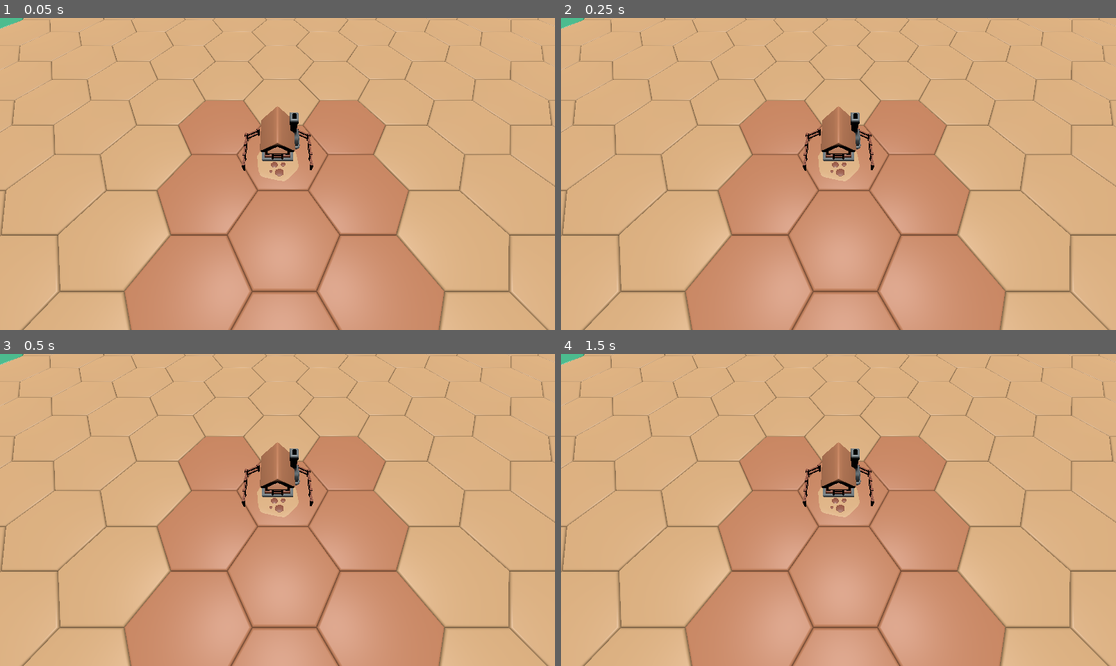
Above: before the commit, frames 1-4 (two rows, left to right).
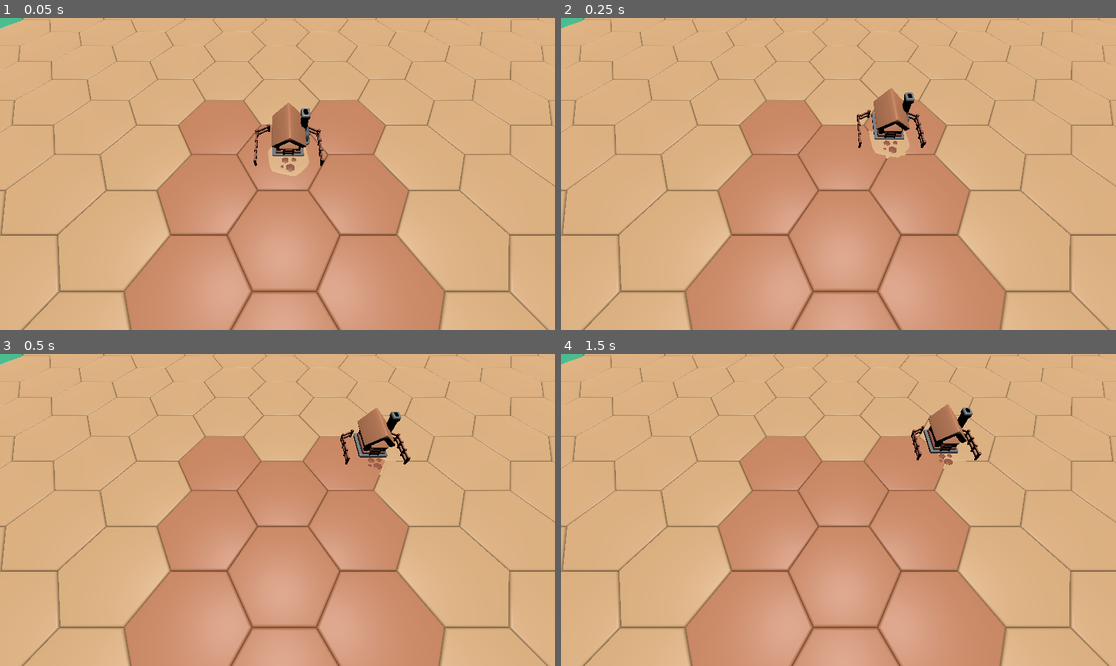
Above: after the commit, the same moments.

Repository: Abdulla-binissa/Crowdcrow
Game: Godot game, scene res://scenes/main.tscn
The game is run twice, just before and just after one commit, with the same random seed, the same clock (stepped at 60 frames per second) and the same inputs. The project has no main scene, so this scene is started directly.
Inputs (mouse positions are in pixels of both pictures, inside the frame that each line leads up to):
- Up to frame 1 (0.05 s): no input
- Up to frame 2 (0.25 s): no input
- Up to frame 3 (0.5 s): no input
- Up to frame 4 (1.5 s): move the mouse to (960, 494) at 0.52 s; click (960, 494) at 0.67 s; tap Enter at 1.25 s; move the mouse to (727, 525) at 1.27 s; click (727, 525) at 1.42 s

The runs differ from the first frame. In frame 1, 1.7% of the frame differs, in the area x 43-59%, y 27-53%; in frame 2, 2.8%, in the area x 43-66%, y 22-53%; in frame 3, 2.7%; in frame 4, 2.7%.

Commit message:
Fix: moves to next position

Diff:
--- a/scripts/units/chicken.gd
+++ b/scripts/units/chicken.gd
@@ -3,33 +3,37 @@
 class_name Chicken
 
 # Variables
-var current_hex_coordinate: Vector2
-var acceleration: float
+var current_hex_coordinate: Vector3
+var next_hex_coordinate: Vector3
+#var acceleration: float
 var direction: int
 var velocity: float
 
 # Constants
+const TILE_WIDTH = 2.0
+const TILE_HEIGHT = 2.0
 const HEX_DIRECTIONS = [
-	Vector2(1, 0), Vector2(1, -1), Vector2(0, -1),
-	Vector2(-1, 0), Vector2(-1, 1), Vector2(0, 1)
+	Vector3(1, 1, 0), Vector3(1, 1, -1), Vector3(0, 1, -1),
+	Vector3(-1, 1, 0), Vector3(-1, 1, 1), Vector3(0, 1, 1)
 ]
 
-# Constructor
-func _init(x: int, y: int, acc: float = 0.0, dir: int = 0, vel: float = 0.0):
-	current_hex_coordinate = Vector2(x, y)
-	acceleration = acc
-	direction = dir
-	velocity = vel
-	position = hex_to_translation(current_hex_coordinate)
-	print("Initialized at Hex: ", current_hex_coordinate)
+# Utility: Convert hex coordinate to 3D translation
+func hex_to_translation(hex: Vector3) -> Vector3:
+	var x = TILE_WIDTH * (hex.x + 0.5 * (int(hex.z) & 1))
+	var z = TILE_HEIGHT * 0.75 * hex.z
+	return Vector3(x, 1, z)
+
+# Utility: Convert 3D translation to hex coordinate
+func translation_to_hex(trans: Vector3) -> Vector3:
+	var q = (trans.x * 2/3) / TILE_WIDTH
+	var r = (-trans.x / 3 + sqrt(3)/3 * trans.z) / TILE_HEIGHT
+	return Vector3(round(q), 1, round(r))
 
 # Walk method
 func walk():
-	velocity += acceleration
-	var next_hex_coordinate = current_hex_coordinate + HEX_DIRECTIONS[direction] * velocity
-	current_hex_coordinate = next_hex_coordinate
-	position = hex_to_translation(current_hex_coordinate)
-	print("Walked to Hex: ", current_hex_coordinate)
+	var direction_vector = HEX_DIRECTIONS[direction]
+	next_hex_coordinate = current_hex_coordinate + direction_vector
+	print("Walking to Hex: ", next_hex_coordinate)
 
 # Turn left method
 func turn_left():
@@ -43,33 +47,35 @@
 	direction = int((direction + 1) % 6)
 	print("Turned right. New direction: ", direction)
 
-# Utility: Convert hex coordinate to 3D translation
-func hex_to_translation(hex: Vector2) -> Vector3:
-	var x = TILE_WIDTH * (hex.x + 0.5 * (int(hex.y) & 1))
-	var z = TILE_HEIGHT * 0.75 * hex.y
-	return Vector3(x, 1, z)  # Assuming y is height in 3D space
 
-# Utility: Convert 3D translation to hex coordinate
-func translation_to_hex(trans: Vector3) -> Vector2:
-	var q = (trans.x * 2/3) / TILE_WIDTH
-	var r = (-trans.x / 3 + sqrt(3)/3 * trans.z) / TILE_HEIGHT
-	return Vector2(round(q), round(r))
+# Called when the node enters the scene tree for the first time.
+func _ready():
+	current_hex_coordinate = translation_to_hex(global_transform.origin)
+	#acceleration = 0.001
+	direction = 1
+	velocity = 0.1
+	print("Initialized at Hex: ", current_hex_coordinate)
 
-# Constants for tile dimensions (adjust these based on your hex tile size)
-const TILE_WIDTH = 64
-const TILE_HEIGHT = 64
+	## Test: should move one square in whatever direction its facing
+	walk()
 
-# Example function to demonstrate movement
-func _ready():
-	_init(0, 0, 1, 0, 1)
-	# Calling walk() to check if movement logic works
-	print("Initial Hex Coordinate: ", current_hex_coordinate)
-	walk()
-	print("Current Hex Coordinate after walk: ", current_hex_coordinate)
-	turn_left()
-	walk()
-	print("Current Hex Coordinate after turn left and walk: ", current_hex_coordinate)
+# Called every frame. 'delta' is the elapsed time since the previous frame.
+func _process(delta):
+	var pos = global_transform.origin
+	var next_pos = hex_to_translation(next_hex_coordinate)
 
-# Continuous movement for testing
-func _process(delta):
-	walk()
+	if pos.distance_to(next_pos) > 0.1:
+		# Calculate the direction vector towards the next position
+		var direction_vector = (next_pos - pos).normalized()
+
+		# Update the position based on velocity and delta
+		global_transform.origin += direction_vector * velocity
+
+		# Update the current hex coordinate
+		current_hex_coordinate = translation_to_hex(global_transform.origin)
+		print("moving...", velocity, global_transform.origin, next_pos)
+	else:
+		# If close enough, snap to the next hex coordinate to avoid jitter
+		global_transform.origin = next_pos
+		current_hex_coordinate = next_hex_coordinate
+		print("Arrived at Hex: ", current_hex_coordinate)
